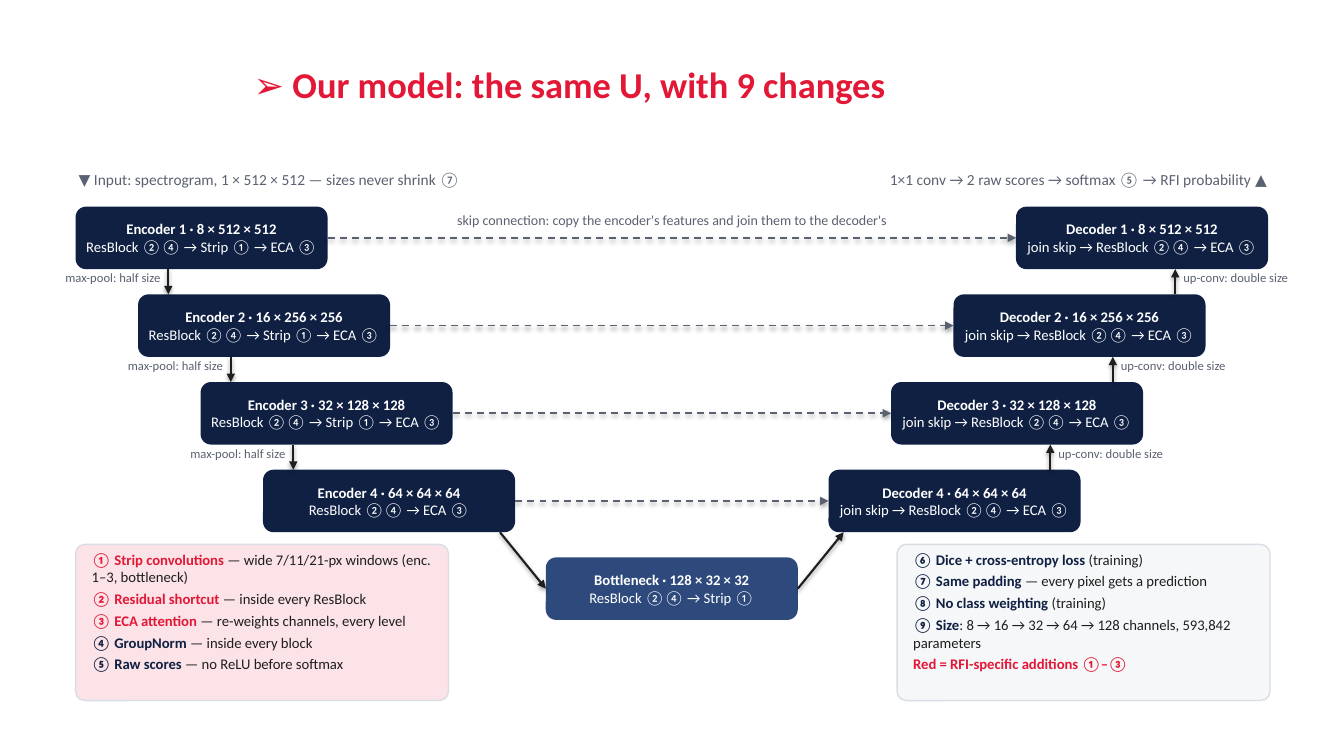
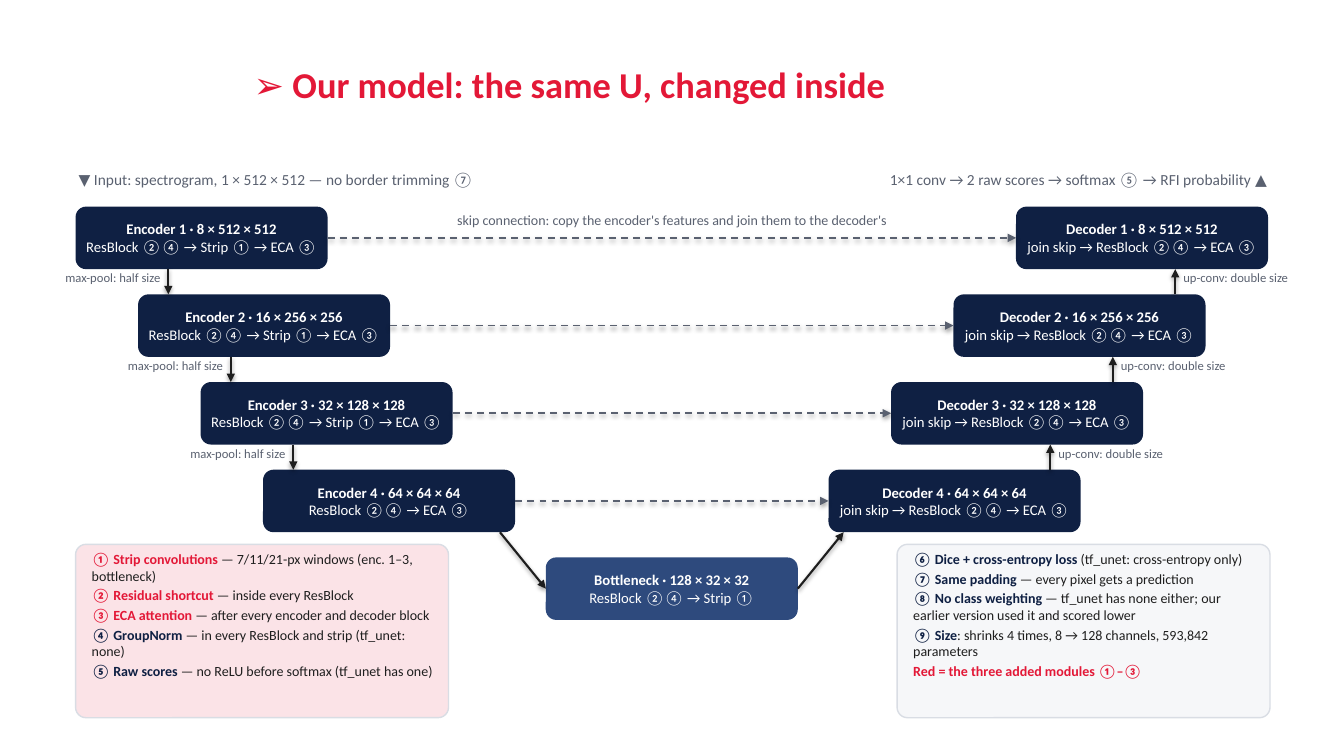
Before and after one commit to RonakSinghRaina/MP, a slide deck: slide 2 of Hybrid_Model_Schematic.pptx. Drawn at 1344x756 pixels with LibreOffice and Linux fonts; fonts in the diff are those of the drawing; background and template pictures are left out. Boxes give left, top, right and bottom in pixels: in the first picture for what was removed or moved away, otherwise in the second. Text is boxed around its words. In the diff, an @@ line names an element or a change of style, - is before the commit and + after.

```diff
--- a/Hybrid_Model_Schematic.pptx
+++ b/Hybrid_Model_Schematic.pptx
@@ title at bbox=[292, 72, 885, 104]: text changed @@
-➢ Our model: the same U, with 9 changes
+➢ Our model: the same U, changed inside
@@ text at bbox=[94, 172, 473, 188]: text changed @@
-▼ Input: spectrogram, 1 × 512 × 512 — sizes never shrink ⑦
+▼ Input: spectrogram, 1 × 512 × 512 — no border trimming ⑦
@@ rounded rectangle: place and size @@
-rounded rectangle at bbox=[76, 544, 449, 701]
+rounded rectangle at bbox=[76, 544, 449, 718]
@@ text at bbox=[92, 552, 413, 583]: text changed; size 10.5 to 10 pt @@
-① Strip convolutions — wide 7/11/21-px windows (enc. 1–3, bottleneck)
+① Strip convolutions — 7/11/21-px windows (enc. 1–3, bottleneck)
@@ rounded rectangle: place and size @@
-rounded rectangle at bbox=[897, 544, 1270, 701]
+rounded rectangle at bbox=[897, 544, 1270, 718]
@@ text at bbox=[913, 552, 1242, 567]: text changed; size 10.5 to 10 pt; text colour #0F2043 to #1E1E1E; bold off @@
-⑥ Dice + cross-entropy loss (training)
+⑥ Dice + cross-entropy loss (tf_unet: cross-entropy only)
@@ text at bbox=[92, 588, 354, 603]: size 10.5 to 10 pt in "② Residual shortcut — inside every ResBlock"; less space between paragraphs @@
@@ text at bbox=[913, 591, 1221, 679]: text changed; size 10.5 to 10 pt @@
-⑧ No class weighting (training)
-⑨ Size: 8 → 16 → 32 → 64 → 128 channels, 593,842 parameters
-Red = RFI-specific additions ①–③
+⑧ No class weighting — tf_unet has none either; our earlier version used it and scored lower
+⑨ Size: shrinks 4 times, 8 → 128 channels, 593,842 parameters
+Red = the three added modules ①–③
@@ text at bbox=[913, 572, 1194, 587]: size 10.5 to 10 pt in "⑦ Same padding — every pixel gets ..."; less space between paragraphs @@
@@ text at bbox=[92, 608, 433, 679]: text changed; size 10.5 to 10 pt @@
-③ ECA attention — re-weights channels, every level
-④ GroupNorm — inside every block
-⑤ Raw scores — no ReLU before softmax
+③ ECA attention — after every encoder and decoder block
+④ GroupNorm — in every ResBlock and strip (tf_unet: none)
+⑤ Raw scores — no ReLU before softmax (tf_unet has one)
```
Also in this commit, not shown: 3 other slides changed, 3 other files.
